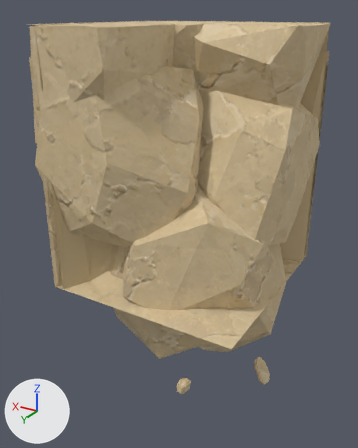
The glTF model assets/custom/models/ground_modules/ground_bottom_corner_06.glb: old version first, new version second.
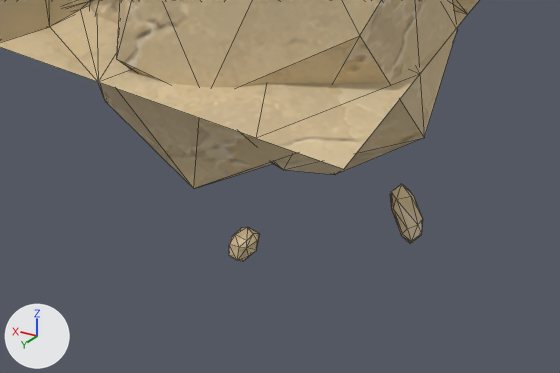
Each version appears first whole from a 50 mm camera at (-0.69, 2.58, 0.96) aimed at (0.55, 0.52, -0.07), and next in a close-up on the part from 18% to 94% of the width and 60% to 100% of the height. Every picture has the same lights, and +X, +Y and +Z are marked at lower left. The last two pictures show the newer version. The close-ups show mesh edges as thin lines. Vertices at exactly the same position are counted once.

Names of what the first close-up shows: 'GroundBottomCorner06_Body'.
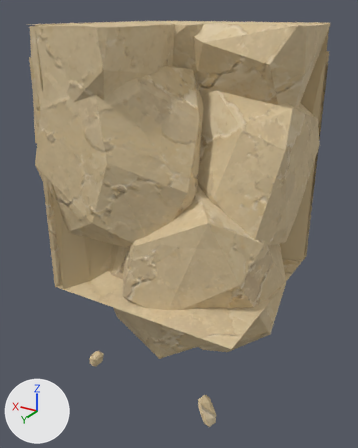
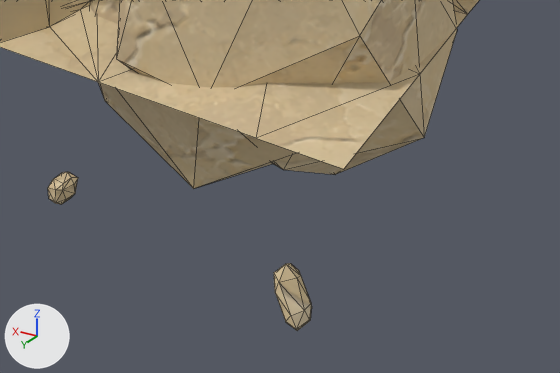
Boxes [x1, y1, x2, y2] around the edits, measured in the close-ups (560 x 373 px; the box of a moved part takes in the faces that stretch with it):
```json
{"object": "GroundBottomCorner06_Body", "change": "reshaped", "before": [0, 0, 479, 262], "after": [0, 0, 479, 331]}
{"part": 1, "of": "me_groundbottomcorner06_bodyshouldermesh", "change": "moved or reshaped", "before": [390, 184, 423, 244], "after": [274, 263, 312, 331]}
{"part": 2, "of": "me_groundbottomcorner06_bodyshouldermesh", "change": "moved or reshaped", "before": [229, 227, 259, 262], "after": [48, 172, 78, 205]}
```

Scene script edits in JSON lines:
```json
{"block": "me_groundbottomcorner06_bodyshouldermesh", "where": "# used by ob_groundbottomcorner06_body; location = (0.0, 0.0, 0.0)"}
{"op": "remove", "block": "me_groundbottomcorner06_bodyshouldermesh", "code": "me_groundbottomcorner06_bodyshouldermesh.from_pydata(...)  # 846 vertices, 1510 faces; spans x 0.0..1.04, y -0.04..1.0, z -0.97..0.91"}
{"op": "add", "block": "me_groundbottomcorner06_bodyshouldermesh", "code": "me_groundbottomcorner06_bodyshouldermesh.from_pydata(...)  # 846 vertices, 1510 faces; spans x 0.0..1.04, y -0.04..1.0, z -0.93..0.91"}
{"block": "me_groundbottomcorner06_bodyshouldermesh", "change": "me_groundbottomcorner06_bodyshouldermesh part 1: the loose piece of 24 vertices spanning x 0.02..0.11, y 0.36..0.47, z -0.97..-0.81 is moved by (0.1, 0.46, 0.04)"}
{"block": "me_groundbottomcorner06_bodyshouldermesh", "change": "me_groundbottomcorner06_bodyshouldermesh part 2: the loose piece of 24 vertices spanning x 0.35..0.42, y 0.7..0.79, z -0.93..-0.86 is moved by (0.5, 0.12, 0.06)"}
```
